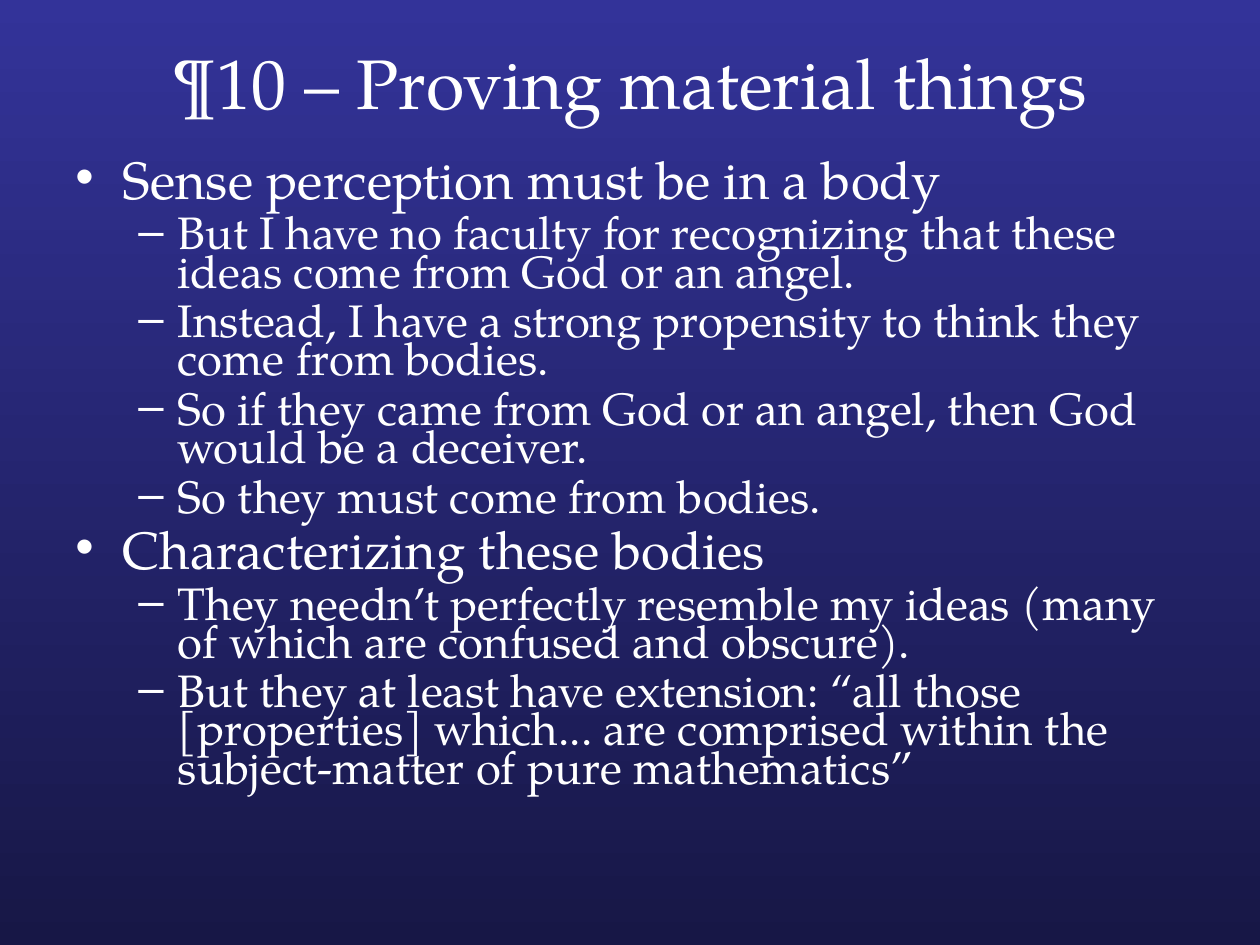
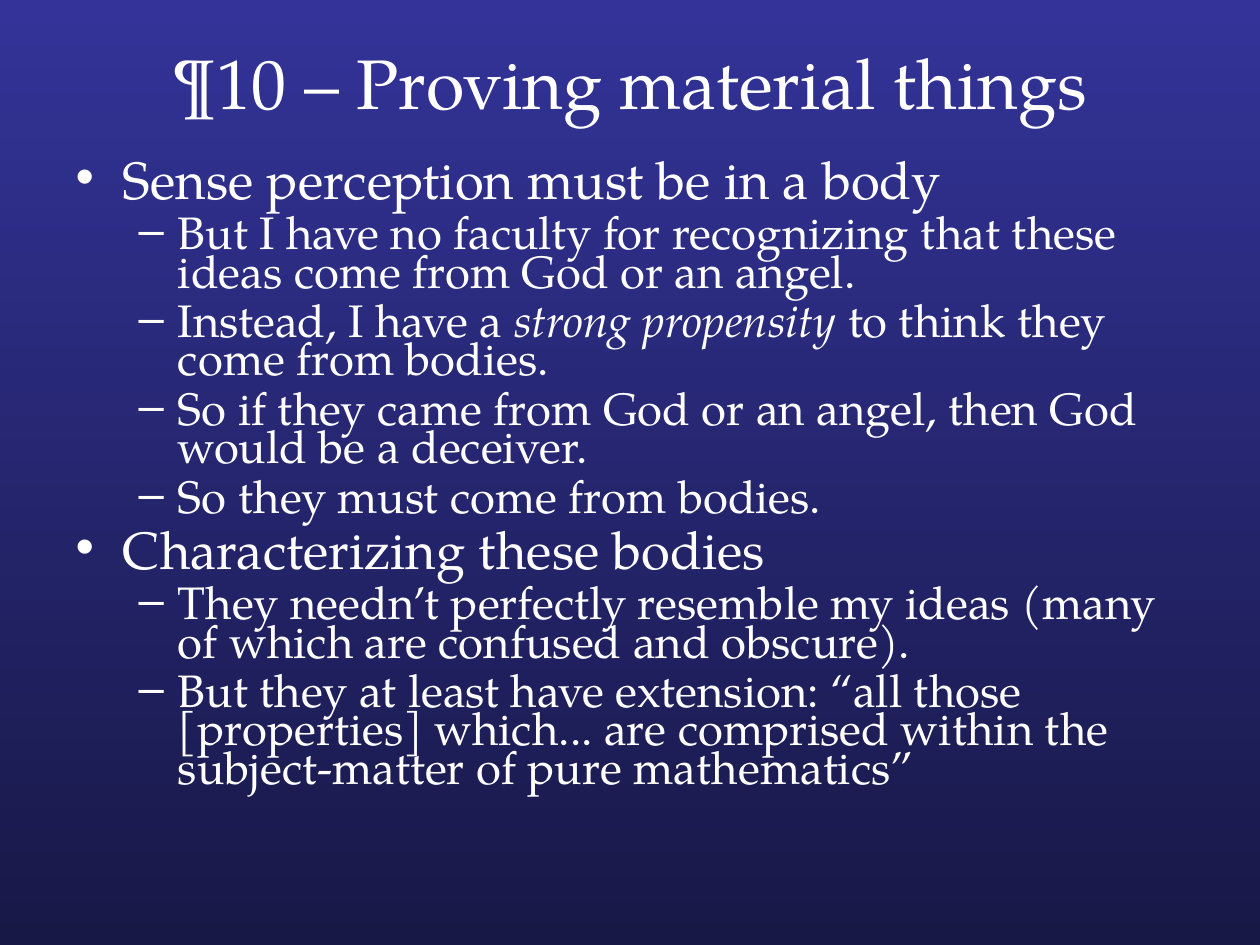
Before and after one commit to colemitchell/colemitchell.github.io, a slide deck: slide 15 of PHIL2220/Med VI.ppt. Drawn at 1260x945 pixels with LibreOffice and Linux fonts; fonts in the diff are those of the drawing. Boxes give left, top, right and bottom in pixels: in the first picture for what was removed or moved away, otherwise in the second. Text is boxed around its words. In the diff, an @@ line names an element or a change of style, - is before the commit and + after.

```diff
--- a/PHIL2220/Med VI.ppt
+++ b/PHIL2220/Med VI.ppt
@@ background gradient #333399 to #171746 to gradient #333399 to #181847 @@
@@ text at box(178, 289, 1105, 393): italic on in "strong propensity" @@
```
Also in this commit, not shown: 26 other slides changed, 1 other file.
